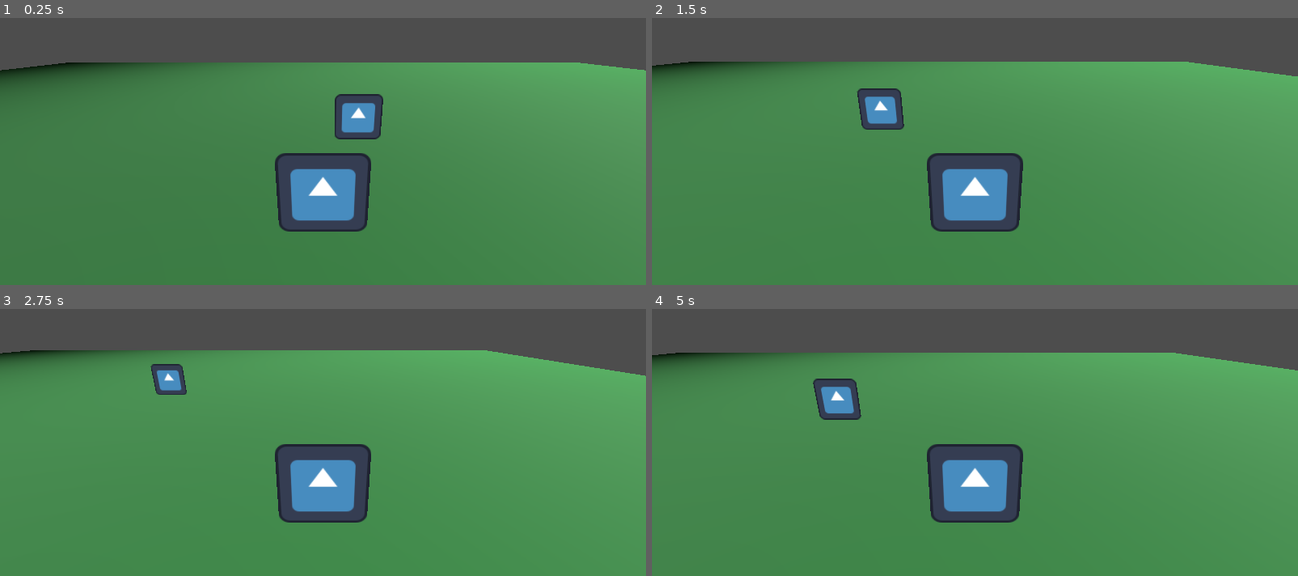
Above: before the commit, frames 1-4 (two rows, left to right).
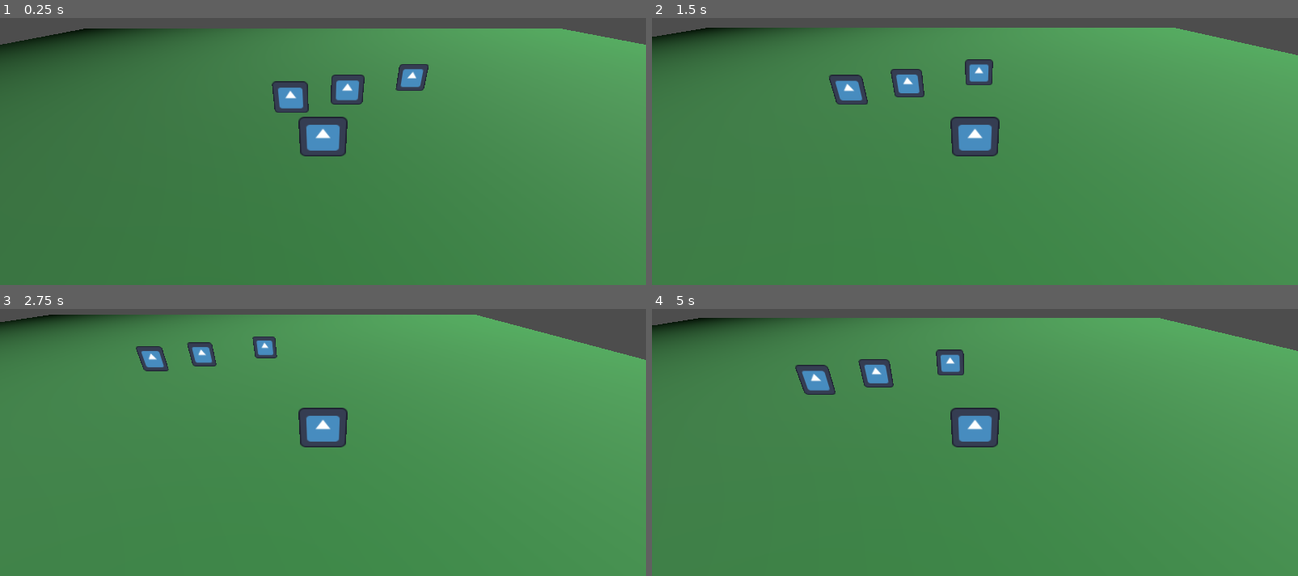
Above: after the commit, the same moments.

Repository: Guilherme-souzae/OctoRPG
Game: Godot game, scene res://Scenes/world.tscn
Two runs of this game, one before a commit and one after it. Both use one fixed random seed, a clock stepped at 60 frames per second and the inputs below. The engine's default icon, where the game draws it, is replaced by a stand-in: a white triangle on a blue panel in a dark square.
Inputs:
- Up to frame 1 (0.25 s): no input
- Up to frame 2 (1.5 s): tap Enter at 0.5 s; hold D (move_right) 0.53-1.28 s; tap E (interact, bound only after the commit) at 0.6 s; hold S (move_back) from 1.28 s (still down); tap W (move_front) at 1.35 s
- Up to frame 3 (2.75 s): tap E (interact, bound only after the commit) at 1.55, 2.1 s; release S (move_back) at 2.03 s; hold D (move_right) from 2.03 s (still down)
- Up to frame 4 (5 s): tap E (interact, bound only after the commit) at 2.85, 3.8, 4.35 s; release D (move_right) at 3.53 s; hold W (move_front) 3.53-4.28 s; hold A (move_left) from 3.53 s (still down)

The runs differ from the first frame. In frame 1, 20% of the frame differs, in the area x 0-100%, y 3-80%; in frame 2, 20%; in frame 3, 19%; in frame 4, 20%.

Commit message:
feature: interactible props

Diff:
--- /dev/null
+++ b/octo-rpg/Scenes/battle_exploration_prop.tscn
@@ -0,0 +1,7 @@
+[gd_scene load_steps=3 format=3 uid="uid://br4v84uvfnc6c"]
+
+[ext_resource type="PackedScene" uid="uid://hdars7iya6sy" path="res://Scenes/exploration_prop.tscn" id="1_1a1eg"]
+[ext_resource type="Script" uid="uid://c6s14itnrrrpi" path="res://Scripts/battle_exploration_prop.gd" id="2_20ynx"]
+
+[node name="ExplorationProp" instance=ExtResource("1_1a1eg")]
+script = ExtResource("2_20ynx")
--- a/octo-rpg/Scenes/exploration_character.tscn
+++ b/octo-rpg/Scenes/exploration_character.tscn
@@ -4,6 +4,7 @@
 [ext_resource type="Script" uid="uid://dga2ktfe74831" path="res://Scripts/exploration_character.gd" id="1_y6pqq"]
 
 [sub_resource type="BoxShape3D" id="BoxShape3D_y6pqq"]
+size = Vector3(1, 1, 0.23327637)
 
 [node name="CharacterBody3D" type="CharacterBody3D"]
 script = ExtResource("1_y6pqq")
@@ -12,7 +13,11 @@
 texture = ExtResource("1_ewi63")
 
 [node name="Camera3D" type="Camera3D" parent="Sprite3D"]
-transform = Transform3D(1, 0, 0, 0, 0.95917094, 0.282827, 0, -0.282827, 0.95917094, 0, 2.1387992, 2.7888005)
+transform = Transform3D(1, 0, 0, 0, 0.89171857, 0.45259035, 0, -0.45259035, 0.89171857, 0, 3.6991043, 5.26199)
 
 [node name="CollisionShape3D" type="CollisionShape3D" parent="."]
+transform = Transform3D(1, 0, 0, 0, 1, 0, 0, 0, 1, 0, 0, -0.00579834)
 shape = SubResource("BoxShape3D_y6pqq")
+
+[node name="RayCast3D" type="RayCast3D" parent="."]
+target_position = Vector3(0, 0, -1.5)
--- /dev/null
+++ b/octo-rpg/Scenes/interactible_exploration_prop.tscn
@@ -0,0 +1,7 @@
+[gd_scene load_steps=3 format=3 uid="uid://wh2goas8bfqh"]
+
+[ext_resource type="PackedScene" uid="uid://hdars7iya6sy" path="res://Scenes/exploration_prop.tscn" id="1_iagk6"]
+[ext_resource type="Script" uid="uid://cbi51slg10o32" path="res://Scripts/interactible_exploration_prop.gd" id="2_2tl6d"]
+
+[node name="ExplorationProp" instance=ExtResource("1_iagk6")]
+script = ExtResource("2_2tl6d")
--- a/octo-rpg/Scenes/world.tscn
+++ b/octo-rpg/Scenes/world.tscn
@@ -1,7 +1,9 @@
-[gd_scene load_steps=6 format=3 uid="uid://dls5qvjufvy5"]
+[gd_scene load_steps=8 format=3 uid="uid://dls5qvjufvy5"]
 
 [ext_resource type="PackedScene" uid="uid://btpvxca8eyqbo" path="res://Scenes/exploration_character.tscn" id="1_a02cp"]
 [ext_resource type="PackedScene" uid="uid://hdars7iya6sy" path="res://Scenes/exploration_prop.tscn" id="2_go701"]
+[ext_resource type="PackedScene" uid="uid://wh2goas8bfqh" path="res://Scenes/interactible_exploration_prop.tscn" id="3_5a7ea"]
+[ext_resource type="PackedScene" uid="uid://br4v84uvfnc6c" path="res://Scenes/battle_exploration_prop.tscn" id="4_8j60k"]
 
 [sub_resource type="QuadMesh" id="QuadMesh_yp4wr"]
 orientation = 1
@@ -33,3 +35,9 @@
 
 [node name="ExplorationProp" parent="." instance=ExtResource("2_go701")]
 transform = Transform3D(1, 0, 0, 0, 1, 0, 0, 0, 1, 0.95365036, 0.64, -3.2427142)
+
+[node name="ExplorationProp2" parent="." instance=ExtResource("3_5a7ea")]
+transform = Transform3D(1, 0, 0, 0, 1, 0, 0, 0, 1, -1.1791544, 0.64, -2.5477552)
+
+[node name="ExplorationProp3" parent="." instance=ExtResource("4_8j60k")]
+transform = Transform3D(1, 0, 0, 0, 1, 0, 0, 0, 1, 3.9346251, 0.64, -4.5871387)
--- /dev/null
+++ b/octo-rpg/Scripts/battle_exploration_prop.gd
@@ -0,0 +1,7 @@
+extends StaticBody3D
+
+@export var enemy_id = 0
+
+func interact():
+	print("Iniciando combate com monstro de ID: ", enemy_id)
+	emit_signal("start battle", enemy_id)
--- a/octo-rpg/Scripts/exploration_character.gd
+++ b/octo-rpg/Scripts/exploration_character.gd
@@ -1,6 +1,11 @@
 extends CharacterBody3D
 
 @export var speed := 5.0
+@export var interact_cooldown := 1.0
+
+@onready var ray = $RayCast3D
+
+var can_interact := true
 
 func _physics_process(delta):
 	var input_dir = Vector3.ZERO
@@ -13,10 +18,25 @@
 		input_dir.x -= 1
 	if Input.is_action_pressed("move_right"):
 		input_dir.x += 1
+	if Input.is_action_just_pressed("interact"):
+		interact()
 
 	input_dir = input_dir.normalized()
-
 	velocity.x = input_dir.x * speed
 	velocity.z = input_dir.z * speed
 
 	move_and_slide()
+
+func interact() -> void:
+	if not can_interact:
+		return  # ainda em cooldown
+
+	if ray.is_colliding():
+		var obj = ray.get_collider()
+		if obj.has_method("interact"):
+			obj.interact()
+
+	# inicia o cooldown de forma assíncrona
+	can_interact = false
+	await get_tree().create_timer(interact_cooldown).timeout
+	can_interact = true
--- /dev/null
+++ b/octo-rpg/Scripts/interactible_exploration_prop.gd
@@ -0,0 +1,4 @@
+extends StaticBody3D
+
+func interact():
+	print("o objeto foi interagido!")
--- a/octo-rpg/project.godot
+++ b/octo-rpg/project.godot
@@ -47,3 +47,8 @@
 "events": [Object(InputEventKey,"resource_local_to_scene":false,"resource_name":"","device":-1,"window_id":0,"alt_press …(192 unchanged characters)…
 ]
 }
+interact={
+"deadzone": 0.2,
+"events": [Object(InputEventKey,"resource_local_to_scene":false,"resource_name":"","device":-1,"window_id":0,"alt_pressed":false,"shift_pressed":false,"ctrl_pressed":false,"meta_pressed":false,"pressed":false,"keycode":0,"physical_keycode":69,"key_label":0,"unicode":101,"location":0,"echo":false,"script":null)
+]
+}
Not shown, added: octo-rpg/Scripts/battle_exploration_prop.gd.uid
Not shown, added: octo-rpg/Scripts/interactible_exploration_prop.gd.uid
